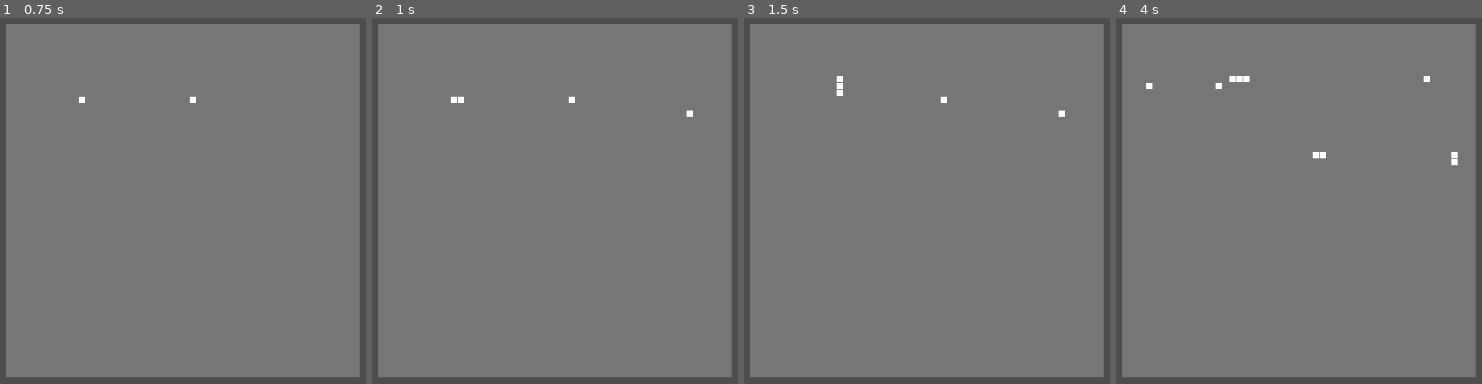
Above: before the commit, frames 1-4 (left to right).
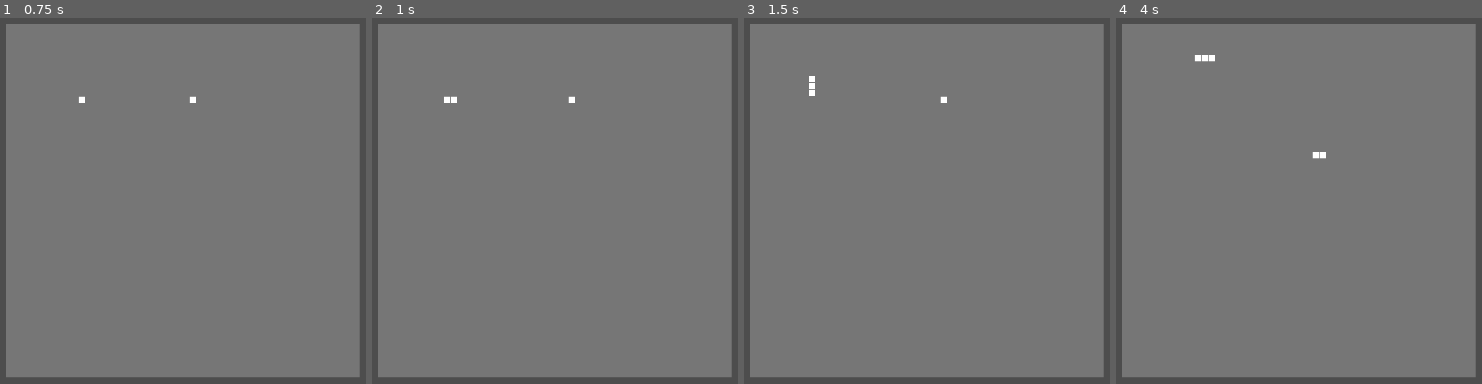
Above: after the commit, the same moments.

Repository: kwdChan/Snake-World
Game: Godot game, scene res://env.tscn
Two runs of this game, one before a commit and one after it. Both use one fixed random seed, a clock stepped at 60 frames per second and the inputs below. The project has no main scene, so this scene is started directly.
Inputs:
- Up to frame 1 (0.75 s): tap Enter at 0.5 s; hold Right (ui_right) from 0.53 s (still down)
- Up to frame 2 (1 s): keep holding Right (ui_right)
- Up to frame 3 (1.5 s): tap Space at 1.25 s; release Right (ui_right) at 1.28 s; hold Down (ui_down) from 1.28 s (still down)
- Up to frame 4 (4 s): tap Enter at 2 s; release Down (ui_down) at 2.03 s; hold Right (ui_right) 2.03-2.78 s; hold Up (ui_up) 2.78-3.53 s; hold Left (ui_left) from 3.53 s (still down)

Frame 1 is identical in both runs. In frame 2, 0.1% of the frame differs, in the area x 19-88%, y 21-28%; in frame 3, 0.2%; in frame 4, 0.4%, in the area x 8-94%, y 10-41%.

Commit message:
vis from the snake perspective

Diff:
--- a/SnakeNode.gd
+++ b/SnakeNode.gd
@@ -13,7 +13,7 @@
 var __has_child = false
 
 # direction of movement
-var __direction = Vector2i.UP
+var direction = Vector2i.UP
 
 # used to propergate the action the children
 var __next_actioncode = ''
@@ -46,7 +46,7 @@
 	grid_margin,
 	world_offset_pix,
 	initial_grid=Vector2(0,0),
-	direction=Vector2.UP,
+	initial_direction=Vector2.UP,
 	new_idx=0,
 	upstream=false
 	):
@@ -55,7 +55,7 @@
 	"""
 	__grid_size = grid_size
 	__world_size = world_size
-	__direction = direction
+	direction = initial_direction
 	__grid_margin = grid_margin
 	__world_offset_pix = world_offset_pix
 
@@ -97,13 +97,13 @@
 	var new_direction: Vector2i
 
 	if actioncode == 'up':
-		new_direction = __direction
+		new_direction = direction
 
 	elif actioncode == 'left':
-		new_direction = Vector2i(__direction.y, -__direction.x)
+		new_direction = Vector2i(direction.y, -direction.x)
 
 	elif actioncode == 'right':
-		new_direction = Vector2i(-__direction.y, __direction.x)
+		new_direction = Vector2i(-direction.y, direction.x)
 
 	elif actioncode == '':
 		return
@@ -116,7 +116,7 @@
 		if pending_lengthen:
 			__lengthen()
 
-		__direction = new_direction
+		direction = new_direction
 		grid_pos = new_grid_pos
 		_update_position(new_grid_pos)
 		performed_action.emit(actioncode)
@@ -145,7 +145,7 @@
 		__grid_margin,
 		__world_offset_pix,
 		grid_pos,
-		__direction,
+		direction,
 		idx+1,
 		self
 	)
--- a/env.gd
+++ b/env.gd
@@ -16,10 +16,11 @@
 
 func _ready():
 	$SnakeSpawnTimer.start()
+
+
+	new_snake().use_action_plan(UserInputPlan)
 	new_snake(Vector2(10, 10))
 	new_snake(Vector2(10, 10))
-
-	new_snake().use_action_plan(UserInputPlan)
 	draw_world_boundary()
 
 
@@ -55,7 +56,7 @@
 
 func _on_snake_spawn_timer_timeout():
 	$SnakeSpawnTimer.start()
-	new_snake()
+	#new_snake()
 
 
 
--- a/snake.gd
+++ b/snake.gd
@@ -16,6 +16,7 @@
 
 var node_positions = []
 var max_idx = -1
+var direction: Vector2i
 
 signal updated_node_positions(node_positions)
 
@@ -77,5 +78,9 @@
 	else:
 		print('error')
 
+	# TODO: very bad practice
+	if idx == 0:
+		direction = $SnakeNode.direction
+
 	max_idx = max(max_idx, idx)
 	#print(node_positions)
